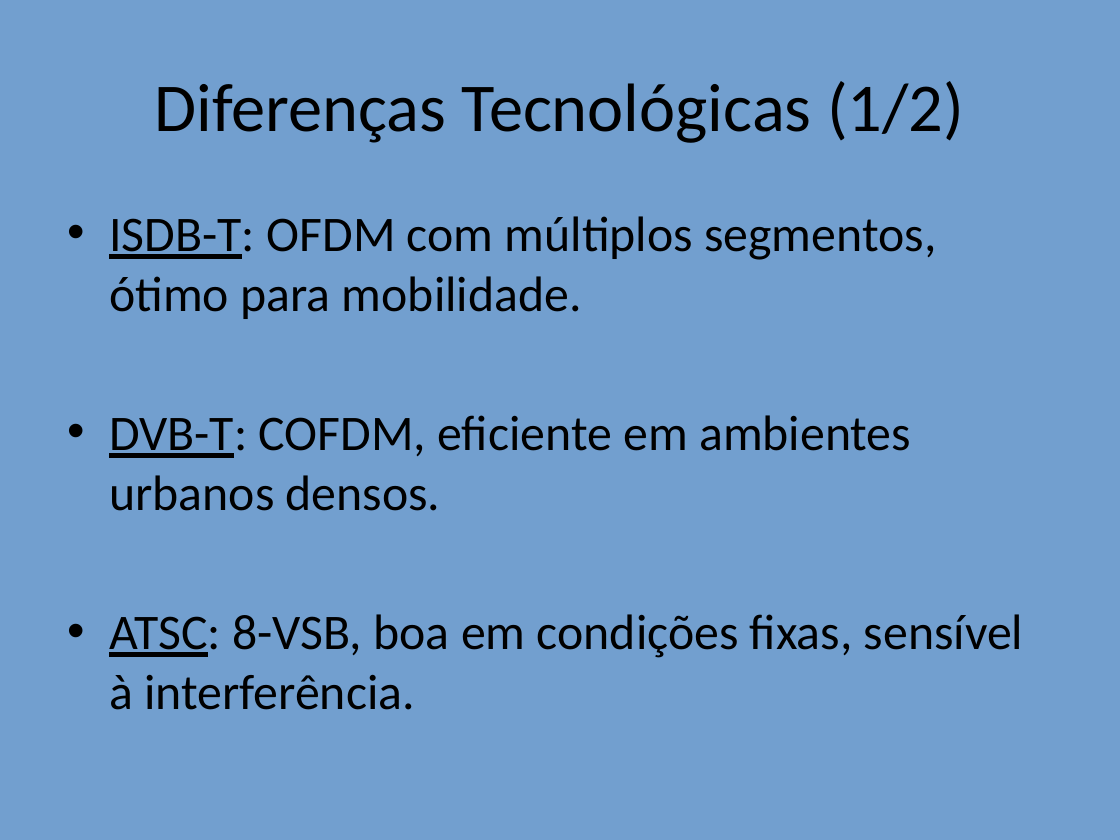
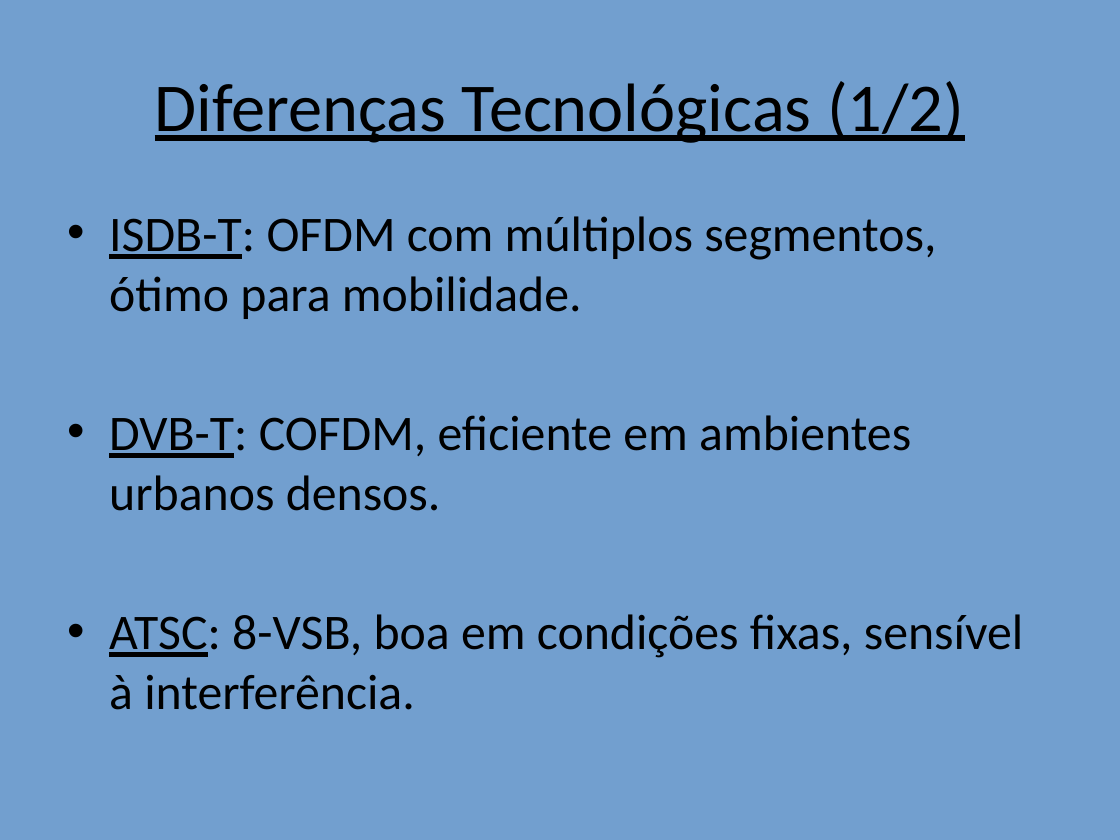
Before and after one commit to alenior/IFCE, a slide deck: slide 5 of P7/TV DIGITAL/Comparacao_TV_Digital_Com_Imagens.odp. Drawn at 1120x840 pixels with LibreOffice and Linux fonts; fonts in the diff are those of the drawing. Boxes give left, top, right and bottom in pixels: in the first picture for what was removed or moved away, otherwise in the second. Text is boxed around its words. In the diff, an @@ line names an element or a change of style, - is before the commit and + after.

```diff
--- a/P7/TV DIGITAL/Comparacao_TV_Digital_Com_Imagens.odp
+++ b/P7/TV DIGITAL/Comparacao_TV_Digital_Com_Imagens.odp
@@ title "Diferenças Tecnológicas (1/2)" at (x1=155, y1=81, x2=964, y2=143): underline on @@
```
Also in this commit, not shown: 12 other slides changed, 1 slide added, 6 other files.
